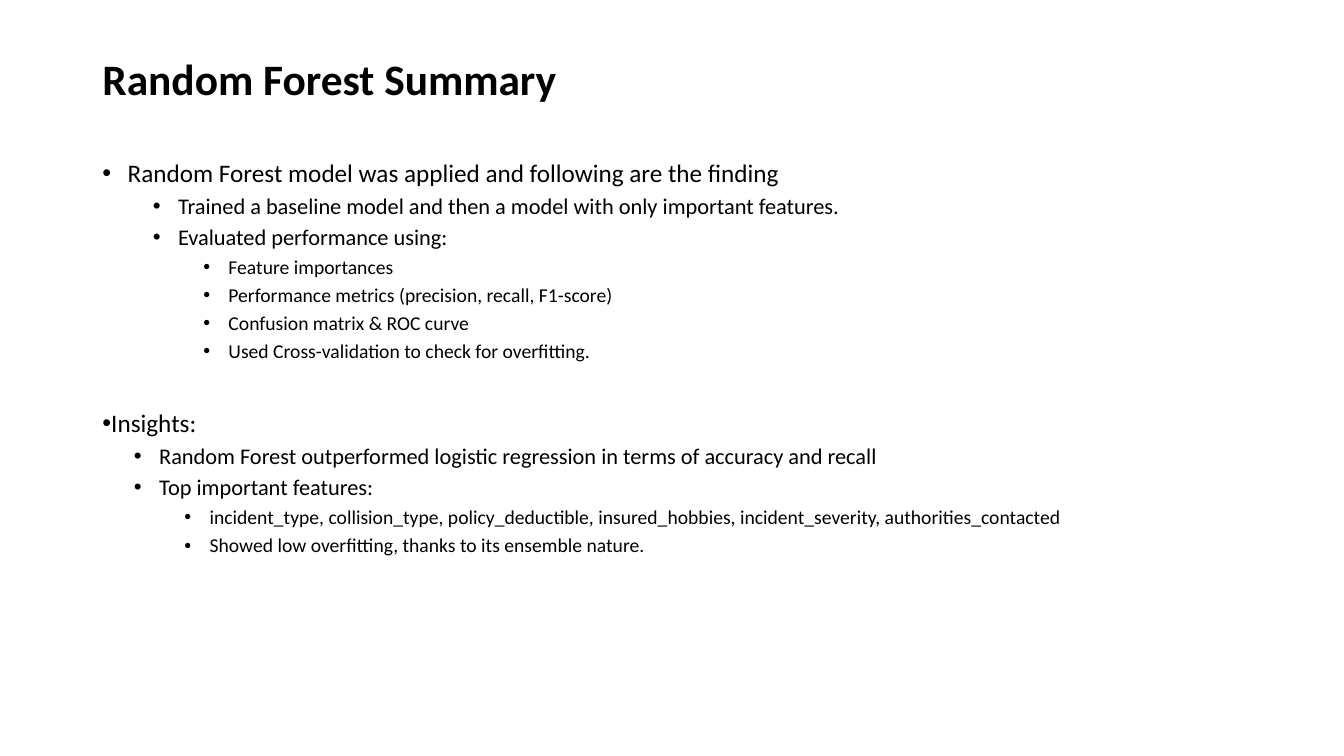
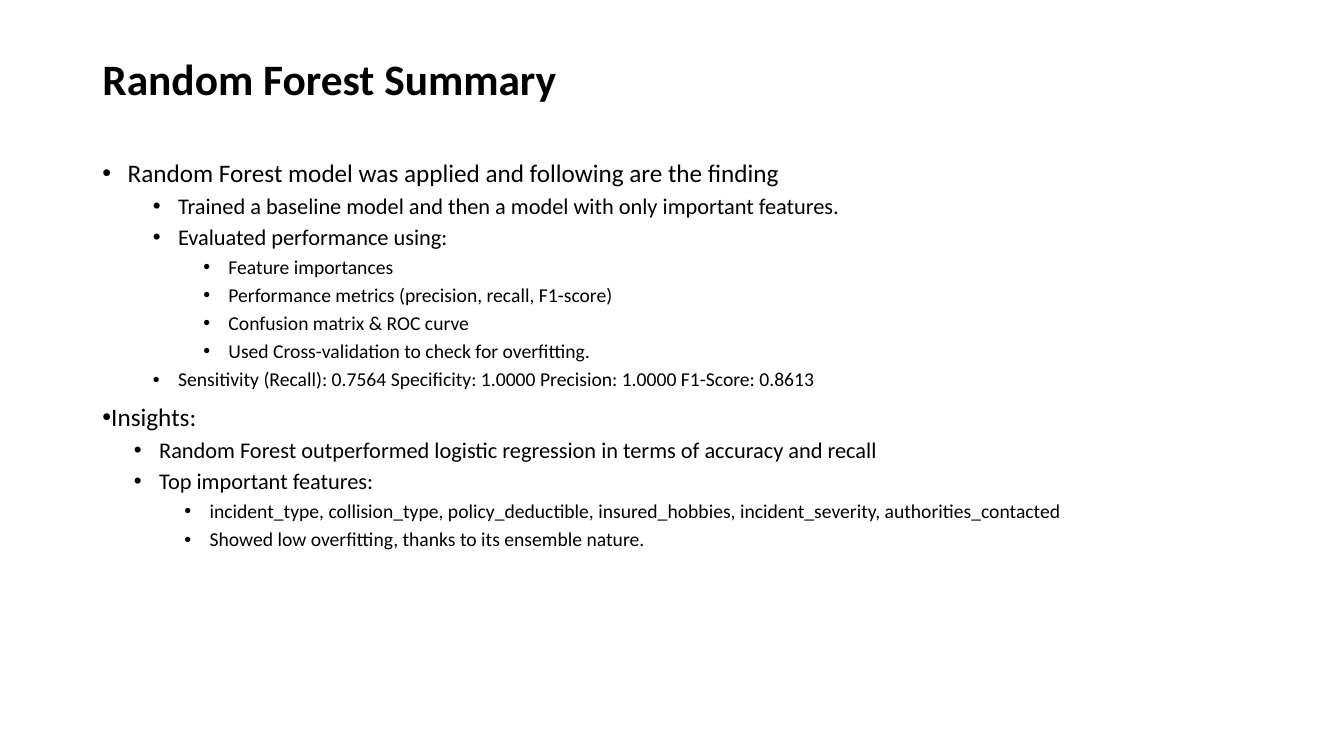
Before and after one commit to gauravmehrotra-hsc/Fraudulent_Claim_Detection, a slide deck: slide 3 of PPT.pptx. Drawn at 1344x756 pixels with LibreOffice and Linux fonts; fonts in the diff are those of the drawing. Boxes give left, top, right and bottom in pixels: in the first picture for what was removed or moved away, otherwise in the second. Text is boxed around its words. In the diff, an @@ line names an element or a change of style, - is before the commit and + after.

```diff
--- a/PPT.pptx
+++ b/PPT.pptx
@@ text at [178,372,814,389]: paragraph added @@
+  • Sensitivity (Recall): 0.7564 Specificity: 1.0000 Precision: 1.0000 F1-Score: 0.8613
```
Also in this commit, not shown: 1 other slide changed.
